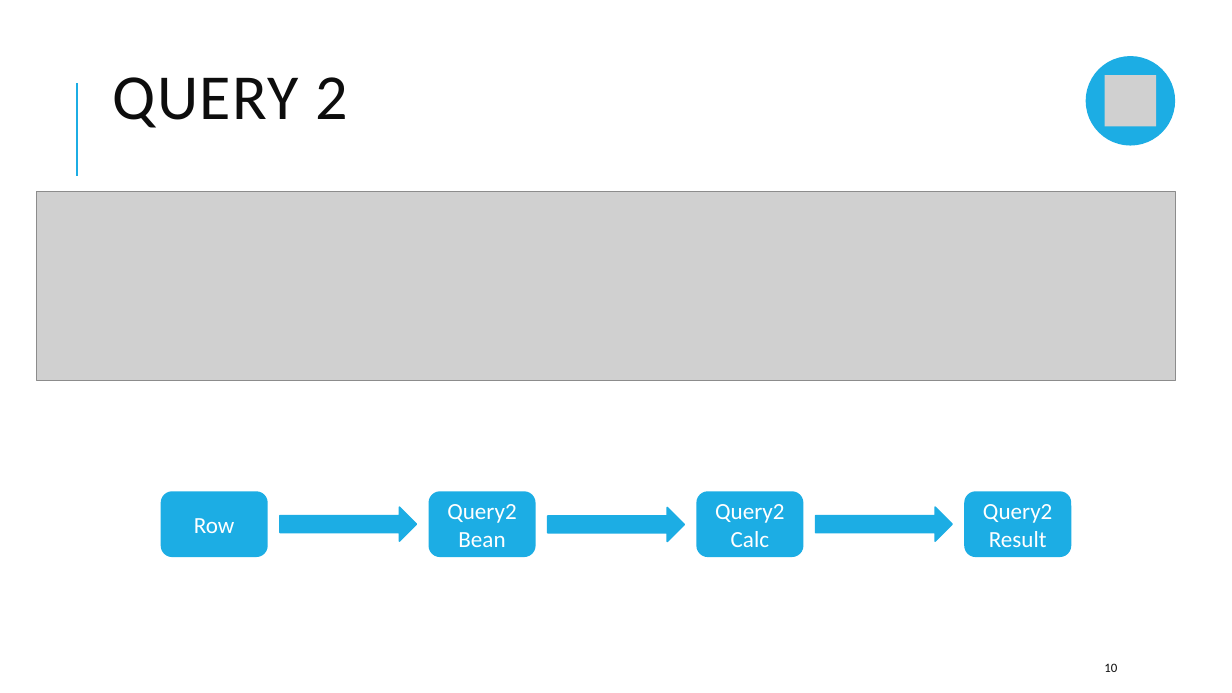
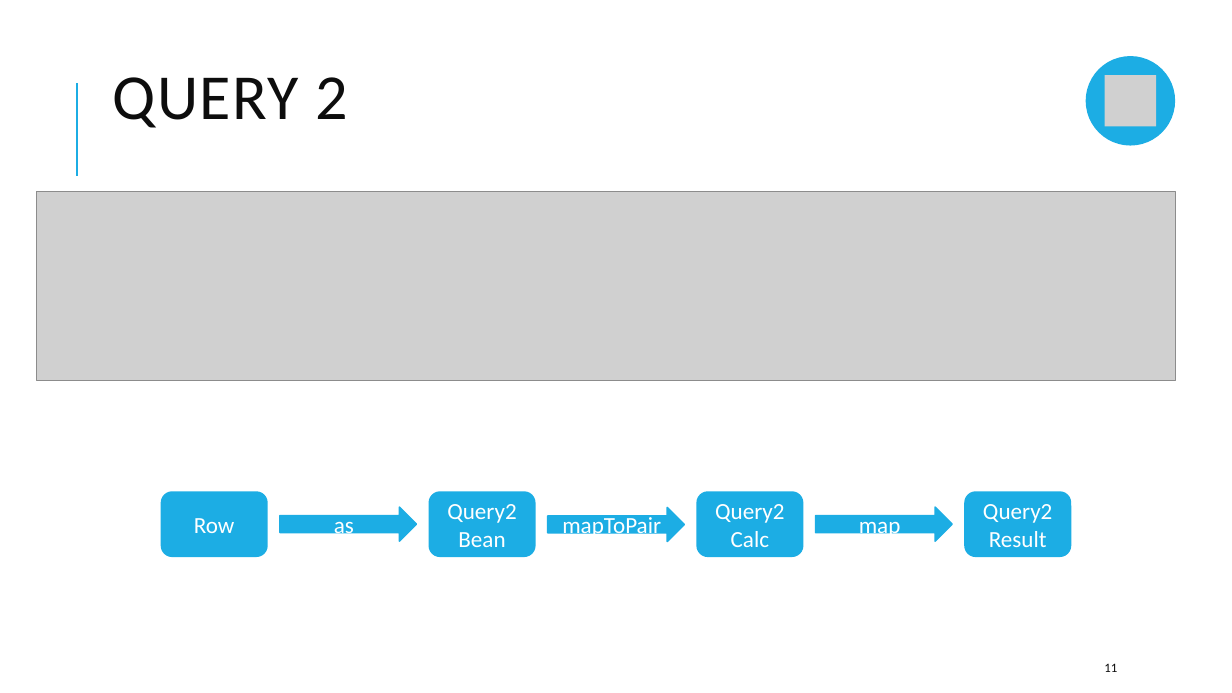
Before and after one commit to Diana0422/SABD-project1, a slide deck: slide 11 of Reports/SABD-presentazione1.pptx (slide 10 before the commit). Drawn at 1232x693 pixels with LibreOffice and Linux fonts; fonts in the diff are those of the drawing; grey boxes stand for pictures. Boxes give left, top, right and bottom in pixels: in the first picture for what was removed or moved away, otherwise in the second. Text is boxed around its words. In the diff, an @@ line names an element or a change of style, - is before the commit and + after.

```diff
--- a/Reports/SABD-presentazione1.pptx
+++ b/Reports/SABD-presentazione1.pptx
@@ text in right arrow at <box>334,513,354,539</box>: text added @@
+as
@@ text in right arrow at <box>562,514,661,540</box>: text added @@
+mapToPair
@@ text in right arrow at <box>859,513,901,539</box>: text added @@
+map
@@ page number at <box>1104,663,1117,672</box>: text changed @@
-10
+11
```
Also in this commit, not shown: 7 other slides changed, 3 slides added, 1 slide removed, 1 other file.
